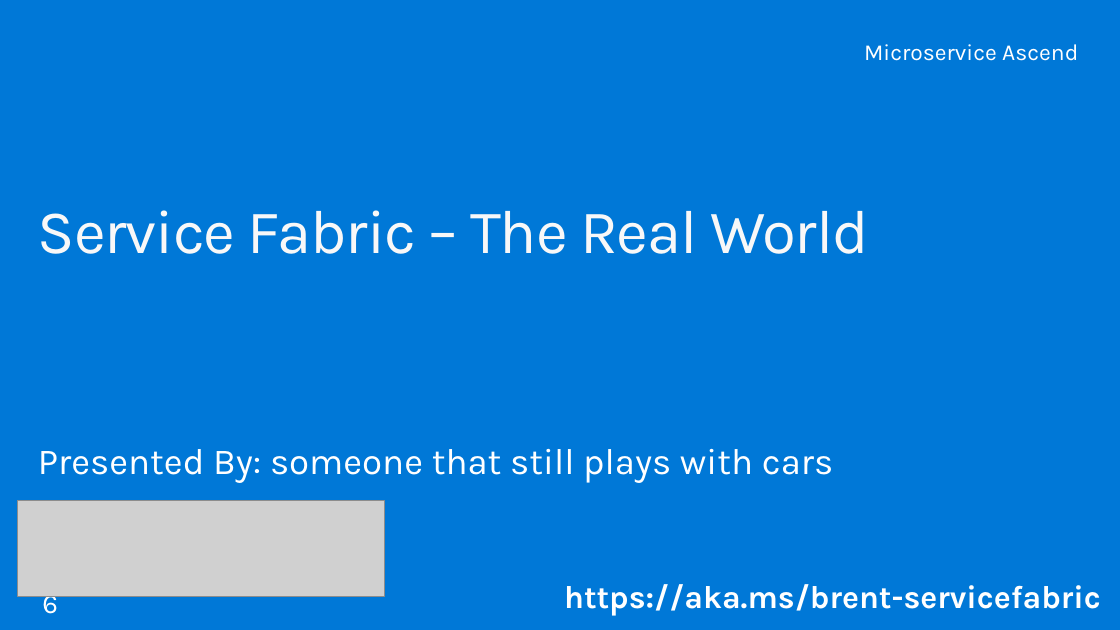
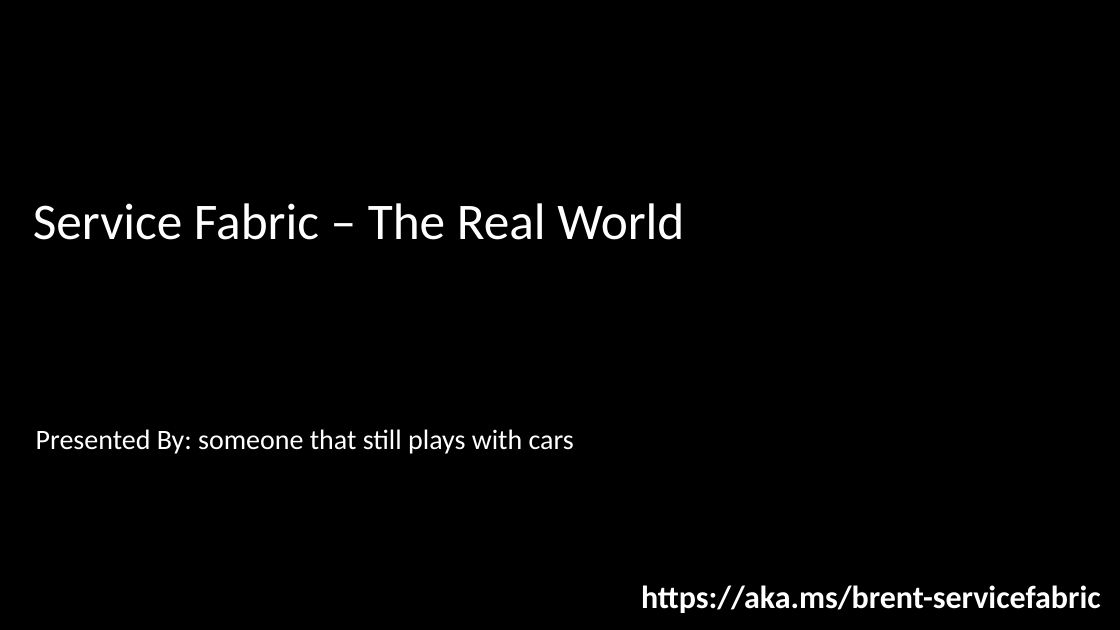
Before and after one commit to brentstineman/PersonalStuff, a slide deck: slide 2 of Presentations/Service Fabric/ServiceFabric - Real World.pptx (slide 1 before the commit). Drawn at 1120x630 pixels with LibreOffice and Linux fonts; fonts in the diff are those of the drawing; grey boxes stand for pictures; background and template pictures are left out. Boxes give left, top, right and bottom in pixels: in the first picture for what was removed or moved away, otherwise in the second. Text is boxed around its words. In the diff, an @@ line names an element or a change of style, - is before the commit and + after.

```diff
--- a/Presentations/Service Fabric/ServiceFabric - Real World.pptx
+++ b/Presentations/Service Fabric/ServiceFabric - Real World.pptx
@@ background #0078D7 to #000000 @@
@@ text removed at (864,44,1078,61) @@
-Microservice Ascend
@@ text "Service Fabric – The Real ..." at (33,203,684,240): size 54 to 44.9 pt, font Karla to Calibri, text colour #F8F8F8 to #FFFFFF, letter spacing -1 to 0 pt @@
@@ text "Presented By: someone that still ...": place and size @@
-text "Presented By: someone that still ..." at (38,449,833,483)
+text "Presented By: someone that still ..." at (36,429,574,454)
@@ text "Presented By: someone that still ..." at (36,429,574,454): size 32 to 24.5 pt, font Karla to Calibri; line spacing 0.9 to 1; vertical alignment top to middle @@
@@ picture removed at (18,500,385,596) @@
@@ text removed at (26,547,198,604) @@
-#Build2016
@@ text "https://aka.ms/brent-servicefabric" at (641,585,1101,613): font Karla to Calibri @@
```
Also in this commit, not shown: 6 other slides changed, 2 slides added, 12 other files.
